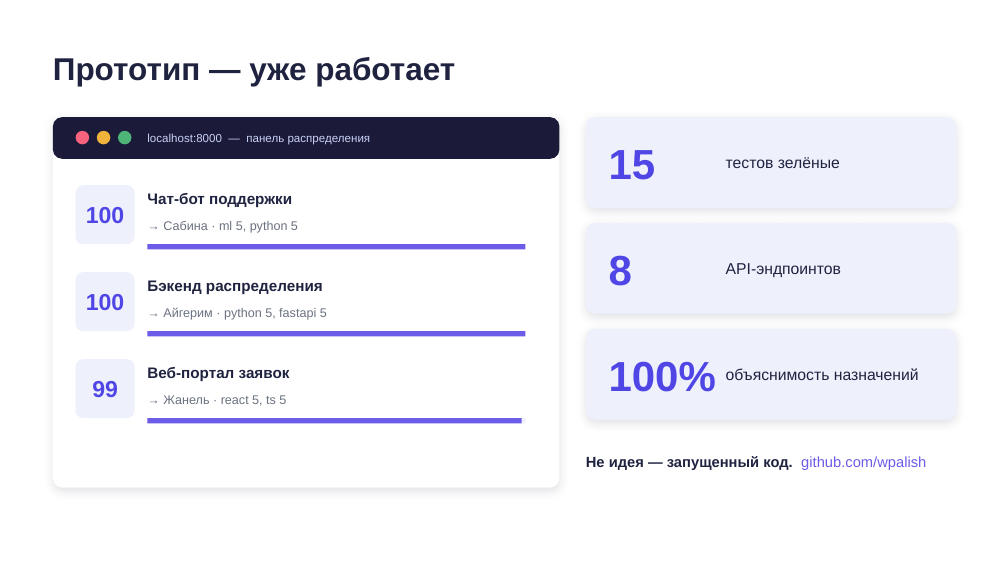
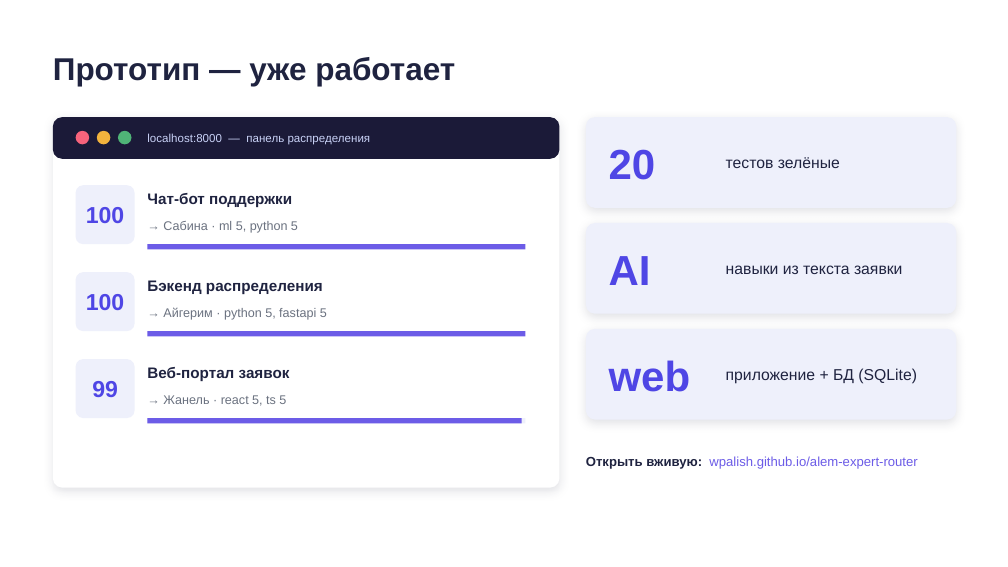
Before and after one commit to wpalish/alem-expert-router, a slide deck: slide 6 of Презентация-Alem-Expert-Router.pptx. Drawn at 1008x567 pixels with LibreOffice and Linux fonts; fonts in the diff are those of the drawing. Boxes give left, top, right and bottom in pixels: in the first picture for what was removed or moved away, otherwise in the second. Text is boxed around its words. In the diff, an @@ line names an element or a change of style, - is before the commit and + after.

Commit message:
Презентация v0.3: AI и веб-приложение как готовые фичи, ссылка на живое демо

```diff
--- a/Презентация-Alem-Expert-Router.pptx
+++ b/Презентация-Alem-Expert-Router.pptx
@@ text at <box>609,149,656,180</box>: text changed @@
-15
+20
@@ text at <box>609,256,651,285</box>: text changed @@
-8
+AI
@@ text at <box>726,265,903,274</box>: text changed @@
-API-эндпоинтов
+навыки из текста заявки
@@ text at <box>609,360,691,392</box>: text changed @@
-100%
+web
@@ text at <box>726,368,917,384</box>: text changed @@
-объяснимость назначений
+приложение + БД (SQLite)
@@ text at <box>586,456,917,469</box>: text changed; size 14 to 12.5 pt; text colour #1F2340 to #6C5CE7; bold off @@
-Не идея — запущенный код. github.com/wpalish
+Открыть вживую: wpalish.github.io/alem-expert-router
```
Also in this commit, not shown: 2 other slides changed.
